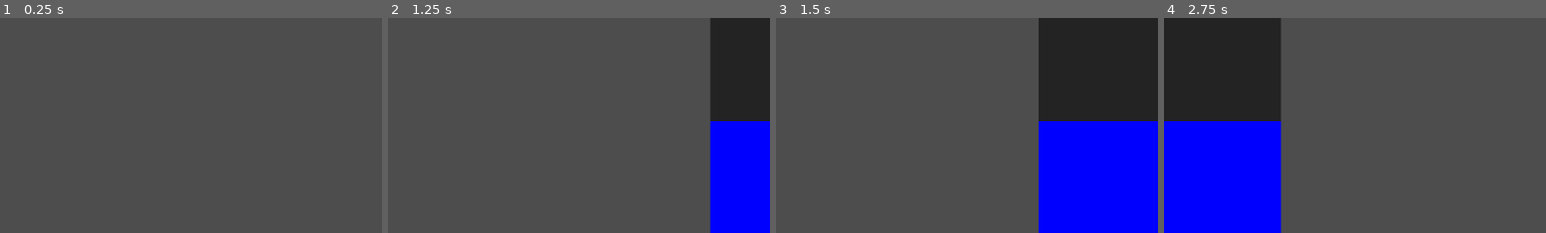
Above: before the commit, frames 1-4 (left to right).
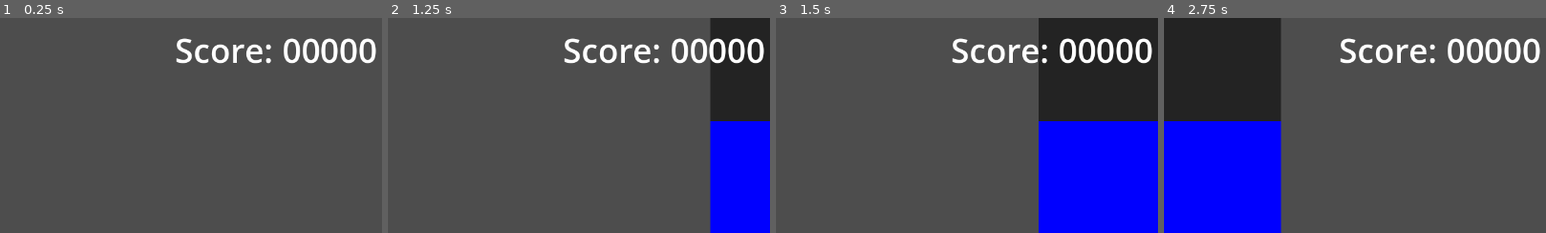
Above: after the commit, the same moments.

Repository: velix2/rgb-jump-remastered
Game: Godot game, scene res://Scenes/main.tscn
The game is run twice, just before and just after one commit, with the same random seed, the same clock (stepped at 60 frames per second) and the same inputs. Before the commit the project starts from res://main.tscn.
Inputs (mouse positions are % of the whole screen's width and height, from its top left):
- Up to frame 1 (0.25 s): no input
- Up to frame 2 (1.25 s): move the mouse to (72, 45) at 0.52 s; right-click (72, 45) at 0.6 s; click (72, 45) at 0.77 s
- Up to frame 3 (1.5 s): move the mouse to (30, 55) at 1.27 s; right-click (30, 55) at 1.35 s
- Up to frame 4 (2.75 s): click (30, 55) at 1.52 s; move the mouse to (60, 28) at 2.02 s; right-click (60, 28) at 2.1 s
The pictures show only the part of the screen within x 50-100%, y 0-50%; the shares and areas given below are measured in that part.

The runs differ from the first frame. In frame 1, 2.5% of the frame differs, in the area x 46-99%, y 9-22%; in frame 2, 2.6%; in frame 3, 2.6%; in frame 4, 2.5%.

Commit message:
Add Score System and UI

Diff:
--- /dev/null
+++ b/Scenes/main.tscn
@@ -0,0 +1,35 @@
+[gd_scene load_steps=5 format=3 uid="uid://pb1hp8l4oi4o"]
+
+[ext_resource type="Script" uid="uid://dkoex5utmjyov" path="res://Scripts/Main.gd" id="1_6i4rv"]
+[ext_resource type="PackedScene" uid="uid://cbeoup3mi4vwt" path="res://Scenes/player.tscn" id="1_6lt1q"]
+[ext_resource type="PackedScene" uid="uid://c0xpak1eiss0i" path="res://Scenes/moving_wall.tscn" id="3_3lq6p"]
+[ext_resource type="Script" uid="uid://dkduaa2pdde0f" path="res://Scripts/ScoreLabel.gd" id="4_jjvhh"]
+
+[node name="Main" type="Node2D"]
+script = ExtResource("1_6i4rv")
+wall_scene = ExtResource("3_3lq6p")
+
+[node name="Player" parent="." instance=ExtResource("1_6lt1q")]
+position = Vector2(250, 360)
+
+[node name="WallTimer" type="Timer" parent="."]
+autostart = true
+
+[node name="ScoreLabel" type="Label" parent="."]
+z_index = 100
+anchors_preset = 1
+anchor_left = 1.0
+anchor_right = 1.0
+offset_left = 1060.0
+offset_top = 15.0
+offset_right = 1272.0
+offset_bottom = 92.0
+grow_horizontal = 0
+size_flags_horizontal = 8
+size_flags_vertical = 0
+theme_override_font_sizes/font_size = 56
+text = "Score: %05d"
+horizontal_alignment = 2
+script = ExtResource("4_jjvhh")
+
+[connection signal="timeout" from="WallTimer" to="." method="_on_wall_timer_timeout"]
--- a/moving_wall.tscn
+++ b/Scenes/moving_wall.tscn
@@ -1,6 +1,6 @@
 [gd_scene load_steps=7 format=3 uid="uid://c0xpak1eiss0i"]
 
-[ext_resource type="Script" uid="uid://1taldbd5qdl5" path="res://moving_wall.gd" id="1_d8850"]
+[ext_resource type="Script" uid="uid://1taldbd5qdl5" path="res://Scripts/MovingWall.gd" id="1_d8850"]
 
 [sub_resource type="RectangleShape2D" id="RectangleShape2D_ybne4"]
 size = Vector2(64, 64)
@@ -23,6 +23,7 @@
 script = ExtResource("1_d8850")
 
 [node name="WallTop" type="Area2D" parent="."]
+z_index = 2
 position = Vector2(0, -512)
 
 [node name="CollisionShape2D" type="CollisionShape2D" parent="WallTop"]
@@ -34,6 +35,7 @@
 texture = SubResource("GradientTexture2D_8kp5r")
 
 [node name="Passthrough" type="Area2D" parent="."]
+z_index = -1
 
 [node name="CollisionShape2D" type="CollisionShape2D" parent="Passthrough"]
 scale = Vector2(4, 6)
@@ -45,6 +47,7 @@
 texture = SubResource("GradientTexture2D_cqxx3")
 
 [node name="WallBottom" type="Area2D" parent="."]
+z_index = 2
 position = Vector2(0, 512)
 
 [node name="CollisionShape2D" type="CollisionShape2D" parent="WallBottom"]
--- a/player.tscn
+++ b/Scenes/player.tscn
@@ -1,6 +1,6 @@
 [gd_scene load_steps=7 format=3 uid="uid://cbeoup3mi4vwt"]
 
-[ext_resource type="Script" uid="uid://cjb7lv1ggtbme" path="res://player.gd" id="1_iacoy"]
+[ext_resource type="Script" uid="uid://cjb7lv1ggtbme" path="res://Scripts/Player.gd" id="1_iacoy"]
 
 [sub_resource type="Gradient" id="Gradient_jkjl7"]
 interpolation_mode = 1
@@ -35,12 +35,11 @@
 jump_strength = 1000.0
 
 [node name="BackgroundTexture" type="Sprite2D" parent="."]
-z_index = 5
 scale = Vector2(0.5, 0.5)
 texture = SubResource("GradientTexture2D_pskca")
 
 [node name="CurrentColorTexture" type="Sprite2D" parent="."]
-z_index = 6
+z_index = 1
 scale = Vector2(0.5, 0.5)
 texture = SubResource("GradientTexture2D_wqird")
 
--- a/moving_wall.gd
+++ b/Scripts/MovingWall.gd
@@ -1,6 +1,7 @@
 extends Node2D
 
 @export var wall_speed: float = 400
+@export var score_awarded: int = 10
 
 const player_colors = [Color.RED, Color.GREEN, Color.BLUE]
 var current_color: int = 0
@@ -28,4 +29,6 @@
 
 func _on_passthrough_body_exited(body:Node2D) -> void:
 	if body.is_in_group("player"):
-		pass
+		# Check if player exited to the right
+		if body.position.x >= (position.x + scale.x * 0.9):
+			ScoreManager.add_score(score_awarded)
--- /dev/null
+++ b/Scripts/ScoreLabel.gd
@@ -0,0 +1,14 @@
+extends Label
+
+var base_string: String
+
+func _ready() -> void:
+	ScoreManager.score_changed.connect(self._on_score_changed)
+	base_string = text
+	update_text(0)
+
+func _on_score_changed(score: int):
+	update_text(score)
+
+func update_text(score: int):
+	text = base_string % score
--- /dev/null
+++ b/Scripts/ScoreManager.gd
@@ -0,0 +1,9 @@
+extends Node
+
+signal score_changed(new_score: int)
+
+var _score: int = 0
+
+func add_score(added_score: int) -> void:
+	_score += added_score
+	score_changed.emit(_score)
--- a/main.tscn
+++ /dev/null
@@ -1,17 +0,0 @@
-[gd_scene load_steps=4 format=3 uid="uid://pb1hp8l4oi4o"]
-
-[ext_resource type="Script" uid="uid://dkoex5utmjyov" path="res://main.gd" id="1_6i4rv"]
-[ext_resource type="PackedScene" uid="uid://cbeoup3mi4vwt" path="res://player.tscn" id="1_6lt1q"]
-[ext_resource type="PackedScene" uid="uid://c0xpak1eiss0i" path="res://moving_wall.tscn" id="3_3lq6p"]
-
-[node name="Main" type="Node2D"]
-script = ExtResource("1_6i4rv")
-wall_scene = ExtResource("3_3lq6p")
-
-[node name="Player" parent="." instance=ExtResource("1_6lt1q")]
-position = Vector2(250, 360)
-
-[node name="WallTimer" type="Timer" parent="."]
-autostart = true
-
-[connection signal="timeout" from="WallTimer" to="." method="_on_wall_timer_timeout"]
--- a/project.godot
+++ b/project.godot
@@ -11,14 +11,19 @@
 [application]
 
 config/name="RGB Jump Remastered"
-run/main_scene="res://main.tscn"
+run/main_scene="res://Scenes/main.tscn"
 config/features=PackedStringArray("4.4", "Forward Plus")
 config/icon="res://icon.svg"
+
+[autoload]
+
+ScoreManager="*res://Scripts/ScoreManager.gd"
 
 [display]
 
 window/size/viewport_width=1280
 window/size/viewport_height=720
+window/stretch/mode="viewport"
 
 [dotnet]
 
Renamed: main.gd -> Scripts/Main.gd
Renamed: main.gd.uid -> Scripts/Main.gd.uid
Renamed: moving_wall.gd.uid -> Scripts/MovingWall.gd.uid
Renamed: player.gd -> Scripts/Player.gd
Renamed: player.gd.uid -> Scripts/Player.gd.uid
Not shown, added: Scripts/ScoreLabel.gd.uid
Not shown, added: Scripts/ScoreManager.gd.uid
